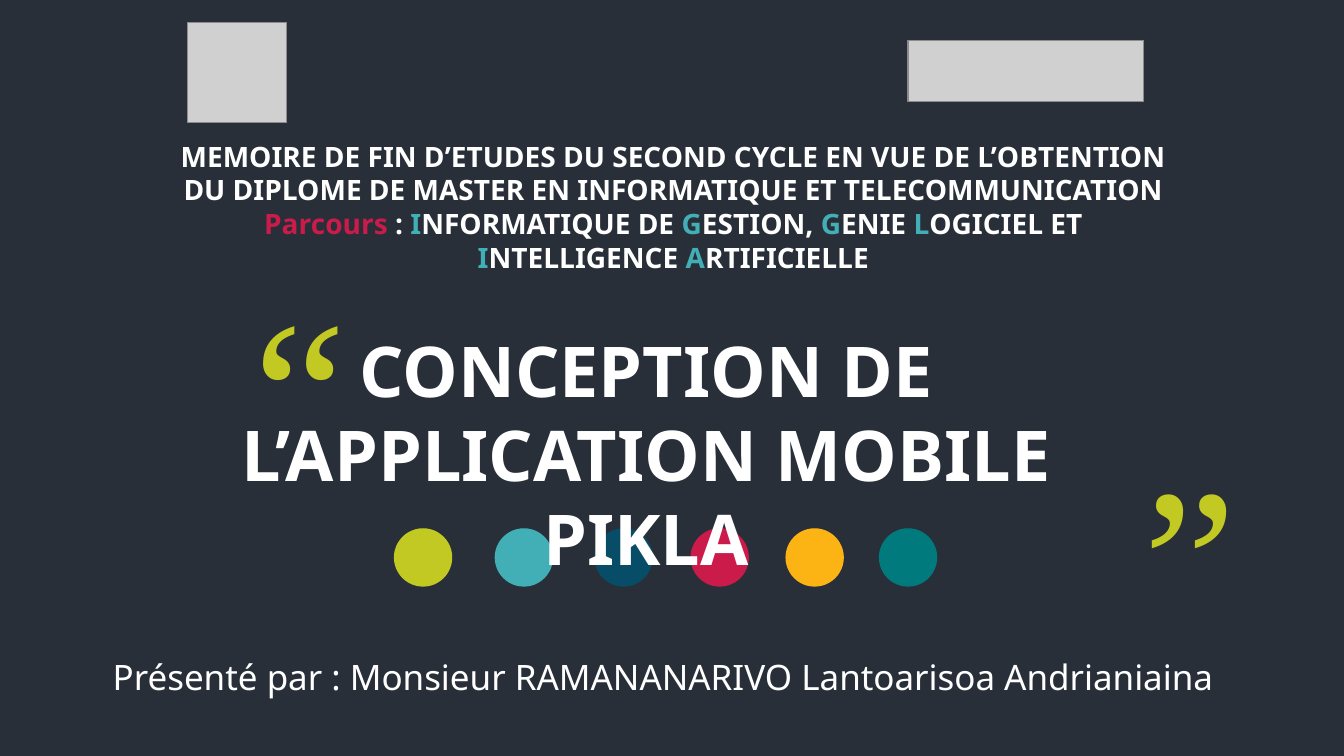
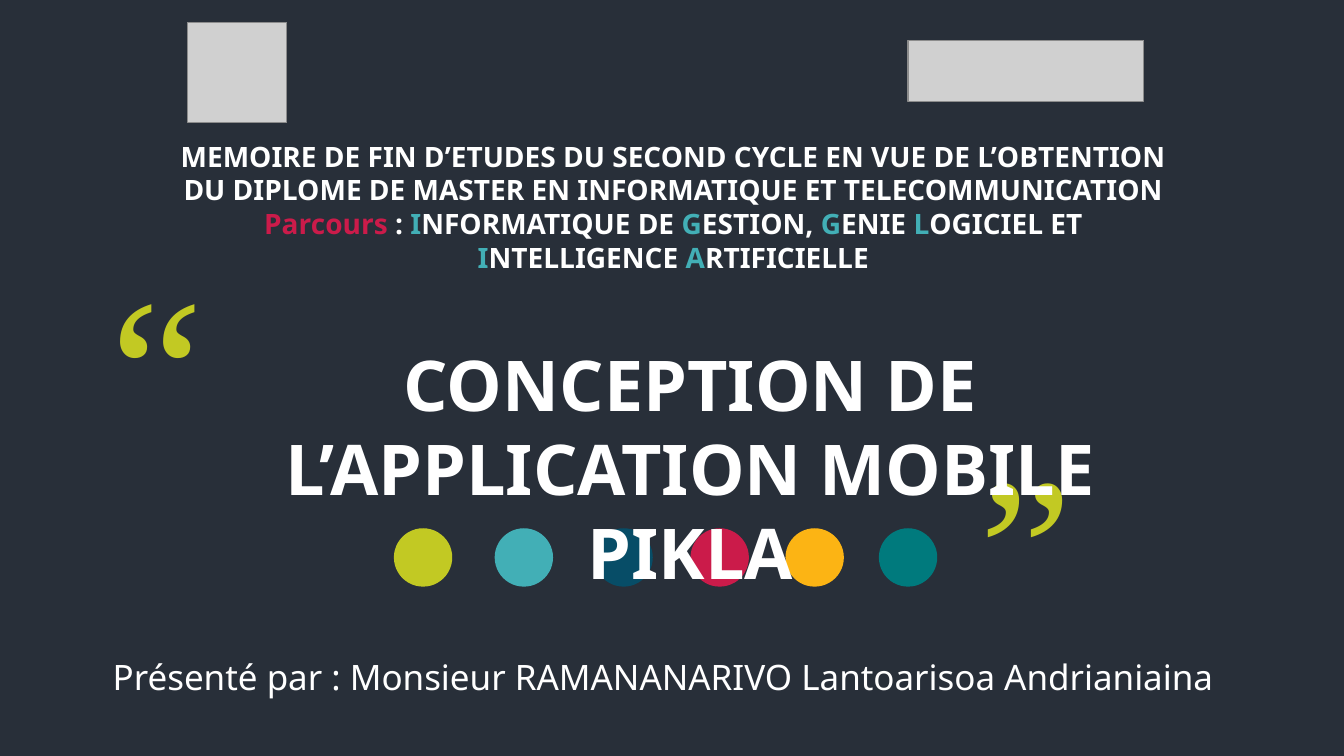
Before and after one commit to andry9995/pikla-driver, a slide deck: slide 3 of doc/présentation pikla.pptx (slide 2 before the commit). Drawn at 1344x756 pixels with LibreOffice and Linux fonts; fonts in the diff are those of the drawing; grey boxes stand for pictures. Boxes give left, top, right and bottom in pixels: in the first picture for what was removed or moved away, otherwise in the second. Text is boxed around its words. In the diff, an @@ line names an element or a change of style, - is before the commit and + after.

```diff
--- a/doc/présentation pikla.pptx
+++ b/doc/présentation pikla.pptx
@@ text "“" rewrapped from [106, 252, 495, 517] to [0, 229, 352, 494] @@
@@ text "CONCEPTION DE L’APPLICATION MOBILE PIKLA" rewrapped from [242, 346, 1050, 583] to [286, 360, 1095, 587] @@
@@ text "”" rewrapped from [995, 419, 1344, 685] to [832, 408, 1221, 674] @@
```
Also in this commit, not shown: 3 other slides changed, 9 slides added, 1 slide removed, 1 other file.
